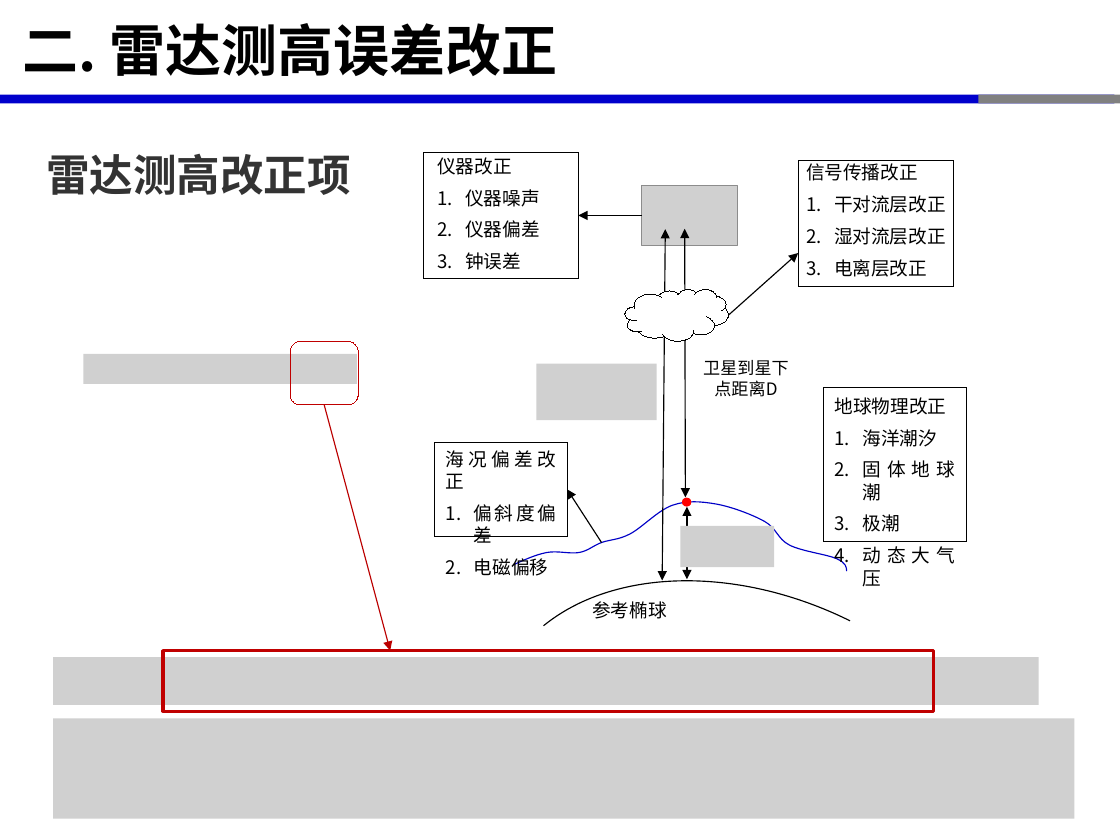
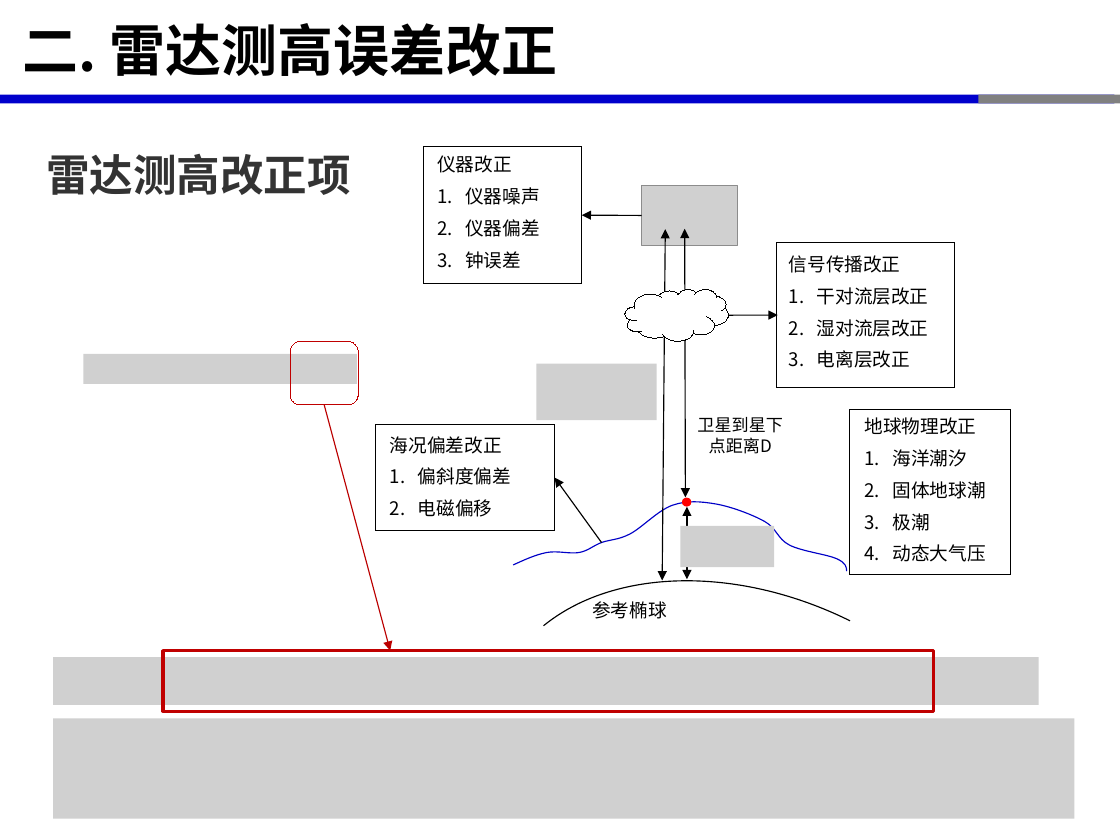
Before and after one commit to xinluo2018/satellite-altimetry-course, a slide deck: slide 11 of 第2章-星载雷达测高原理-2学时/第2章-星载雷达测高原理-2学时.pptx. Drawn at 1120x840 pixels with LibreOffice and Linux fonts; fonts in the diff are those of the drawing; grey boxes stand for pictures. Boxes give left, top, right and bottom in pixels: in the first picture for what was removed or moved away, otherwise in the second. Text is boxed around its words. In the diff, an @@ line names an element or a change of style, - is before the commit and + after.

```diff
--- a/第2章-星载雷达测高原理-2学时/第2章-星载雷达测高原理-2学时.pptx
+++ b/第2章-星载雷达测高原理-2学时/第2章-星载雷达测高原理-2学时.pptx
@@ rectangle: place and size @@
-rectangle at (423, 152, 578, 279)
+rectangle at (423, 147, 581, 283)
@@ arrow moved from (642, 215) - (578, 215) to (642, 215) - (581, 215) @@
@@ text "信号传播改正" rewrapped from (806, 160, 946, 277) to (789, 255, 929, 368) @@
@@ rectangle: place and size @@
-rectangle at (799, 160, 953, 287)
+rectangle at (777, 243, 955, 388)
@@ arrow moved from (728, 315) - (799, 253) to (728, 315) - (777, 315) @@
@@ text "卫星到星下点距离D": place and size @@
-text "卫星到星下点距离D" at (703, 360, 789, 397)
+text "卫星到星下点距离D" at (697, 417, 783, 454)
@@ rectangle: place and size @@
-rectangle at (823, 388, 967, 541)
+rectangle at (850, 410, 1011, 575)
@@ text "地球物理改正" rewrapped from (835, 397, 955, 587) to (865, 417, 986, 562) @@
@@ rectangle: place and size @@
-rectangle at (435, 442, 567, 536)
+rectangle at (375, 424, 554, 530)
@@ text "海况偏差改正" rewrapped from (446, 450, 556, 576) to (390, 436, 511, 517) @@
@@ arrow moved from (601, 542) - (567, 489) to (601, 542) - (554, 477) @@
```
Also in this commit, not shown: 9 other slides changed, 9 other files.
